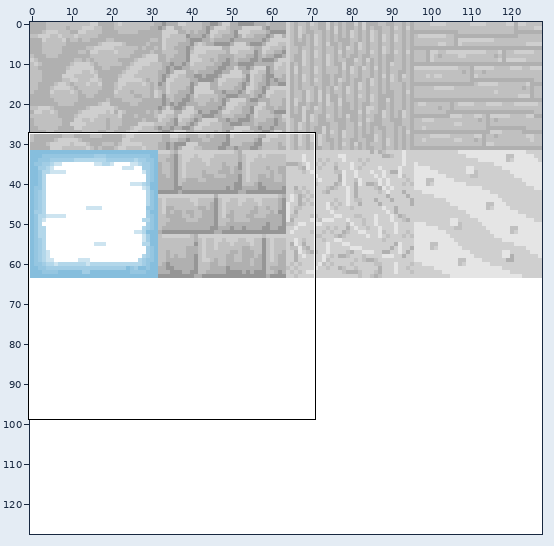
A sprite sheet gets an edit: assets/terrain.png. The picture above shows the old version from afar; the outline marks the close-up.
Close-up. Before:
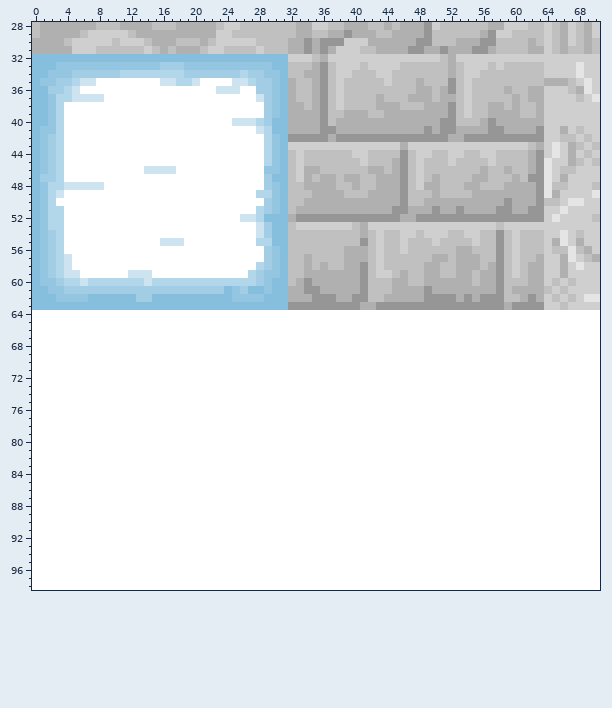
The file is 128x128 pixels. Shown: x 0..70, y 28..98.
After the commit:
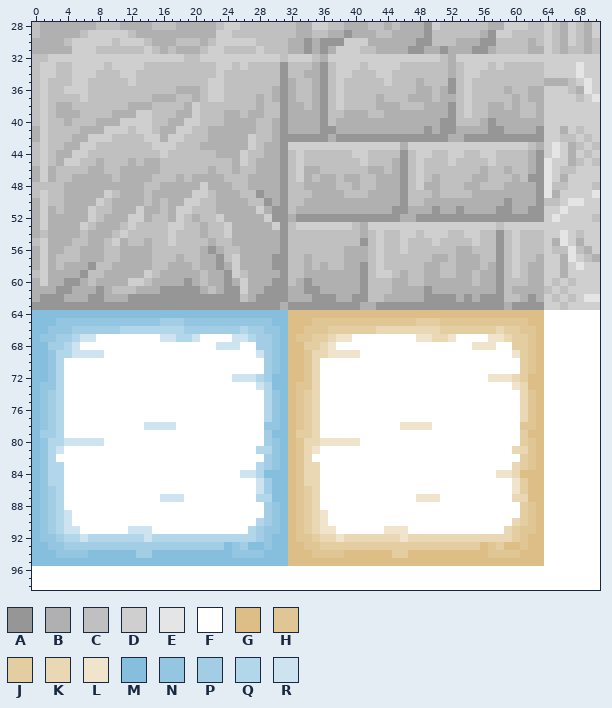
Palette (. is transparent): A #969696  B #b0b0b0  C #c0c0c0  D #cfcfcf  E #e5e5e5  F #ffffff  G #ddbe86  H #e1c695  J #e5cda2  K #ead7b3  L #f0e4cd  M #86bedd  N #95c6e1  P #a2cde5  Q #b3d7ea  R #cde4f0
Change:
Changed rows in their new state; - is an unchanged pixel.
first column x 0:
32 CCDDDDDDDDDDDDDDDDDCCDDDDDDDDDDC--------------------------------
33 CDDCCDDDDCDDDDCCCCCCCCCDDCDCCCCA--------------------------------
34 CDDCCDDDCCCDDCCCCCCCCCCDCCCCCCCA--------------------------------
35 CDCCCDDCCCCCDCCCCCCCCCDDCCCCCCCA--------------------------------
36 CDCCDDDCCCCCCCCCCCBBBCDDCCCCCCBA--------------------------------
37 CDCCCCDCCCCCCCCBBBCCBCDDCCCCBCBA--------------------------------
38 CDCBBCCCCCCCBBBCCCCBDCCCCCCCBCCA--------------------------------
39 CDCBBBCCCCBBBDDCCCBBDCCCBBCBBCCA--------------------------------
40 CDCCBCCCBBBDDDDCCBBDDCCCBBBBCCBA--------------------------------
41 BDCCCCBBBDDDCDDCBBDDCCBBBBBBCCBA--------------------------------
42 BDCCCBBDDDCCCCDDBDDCCCBBBBBDCCBA--------------------------------
43 CDCCBBDDCCCCCCCDDDCCCBBBBBBDCBBA--------------------------------
44 CDCBBDDCCCCCCCCCDCCCCCCBBBDCCBBA--------------------------------
45 CDCBDDCCBCCCBCBBCCCCCCCCCBDCBBBA--------------------------------
46 BDBCCCCBBCCBBBBBCCCCCCBCCBCCBBBA--------------------------------
47 BDBCCBBBBBCBBBBCCCBCBBBBCCCBBBBA--------------------------------
48 CCCCBBBBBBBBBBCCBBBBBDBBBCCBBBBA--------------------------------
49 CDCCBBBBBDCBBBCBBBBBDDCBBBCCABBA--------------------------------
50 BDCCBBBBDCBBBBCBCBBDDCCBBBBCCABA--------------------------------
51 BDBCBBBDCCBBBDBBCBDDCCCBBBBBDBAA--------------------------------
52 BDBBBBBDCBBBDDBCCBDCBCCDBBBBBDAA--------------------------------
53 BDBBBBDCBBBCDCCCCDDCCBCCDBBBBBDA--------------------------------
54 BCBBBBCBBBCDCCCCCDCCCBCCDBBBBBBA--------------------------------
55 CDBBBCCBBCDBCCBCCDCCCCBCCBBBBBBA--------------------------------
56 BDBBCCBBBCCBBBBCCCCCCBABCCBBBBBA--------------------------------
57 BDBCCCBBBCCBBBBCCCBCCBBACDBBBBAA--------------------------------
58 BDBCBBBACCBBBBBCCBBBCBBABDBBBBAA--------------------------------
59 CDBBBBACCBBBBBDCBBBBBCBBADCBBBBA--------------------------------
60 BDBBAABCBBBBDDCBBBBABCBBABDBBBAA--------------------------------
61 BBBAABBBABCCCBBBAAAAABCBAADBBAAA--------------------------------
62 BAAABBBAABBBAAAAAAAAAAAAAACBAAAA--------------------------------
63 AAAAAAAAAAAAAAAAAAAAAAAAAAAAAAAB--------------------------------
64 MMMMMMMMMMMMMMMMMMMMMMMMMMMMMMMMGGGGGGGGGGGGGGGGGGGGGGGGGGGGGGGG
65 MMMNNNNNNNNNNNNNPPPNNNNNNNNNNNMMGGGHHHHHHHHHHHHHJJJHHHHHHHHHHHGG
66 MMNNNPPPPPPQQQQQQQQPPPPPPPQPPNNMGGHHHJJJJJJKKKKKKKKJJJJJJJKJJHHG
67 MNNPPQRR--------RRQQR----RRQPPNMGHHJJKLL--------LLKKL----LLKJJHG
68 MMPPQR-----------------RRR--PPNMGGJJKL-----------------LLL--JJHG
69 MMNQQRRRR-------------------RPNMGGHKKLLLL-------------------LJHG
70 MMNQ-------------------------PNMGGHK-------------------------JHG
71 MMNQ-------------------------PNMGGHK-------------------------JHG
72 MMNQ---------------------RRRQPMMGGHK---------------------LLLKJGG
73 MNNQ------------------------RQMMGHHK------------------------LKGG
74 MNPQ-------------------------QNMGHJK-------------------------KHG
75 MNPQ-------------------------QNMGHJK-------------------------KHG
76 MNPQ-------------------------QNMGHJK-------------------------KHG
77 MNPQ-------------------------QNMGHJK-------------------------KHG
78 MNPQ----------RRRR-----------NNMGHJK----------LLLL-----------HHG
79 MPPQ-------------------------PMMGJJK-------------------------JGG
80 MNQQRRRRR--------------------PNMGHKKLLLLL--------------------JHG
81 MNQR------------------------QQNMGHKL------------------------KKHG
82 MNQ--------------------------PNMGHK--------------------------JHG
83 MNQQ------------------------QPNMGHKK------------------------KJHG
84 MNQQ----------------------RRQMMMGHKK----------------------LLKGGG
85 MNQQ------------------------RPMMGHKK------------------------LJGG
86 MNPQ------------------------RPMMGHJK------------------------LJGG
87 MNPQ------------RRR---------QQMMGHJK------------LLL---------KKGG
88 MNPQ-------------------------PNMGHJK-------------------------JHG
89 MNPQR------------------------PNMGHJKL------------------------JHG
90 MNPQR-----------------------QPNMGHJKL-----------------------KJHG
91 MNPQRR------RRR------------QPNNMGHJKLL------LLL------------KJHHG
92 MNNPQQRQQQQQQQRQQQQQQQQQQQQQPNMMGHHJKKLKKKKKKKLKKKKKKKKKKKKKJHGG
93 MMNNPPPPPPPPPPPPPPPPPPPPMNPMMNMMGGHHJJJJJJJJJJJJJJJJJJJJGHJGGHGG
94 MMMNNNNMMMMMMPPMMMMMMMMMMNNNNMMMGGGHHHHGGGGGGJJGGGGGGGGGGHHHHGGG
95 MMMMMMMMMMMMMMMMMMMMMMMMMMMMMMMMGGGGGGGGGGGGGGGGGGGGGGGGGGGGGGGG
Changed places in both close-ups, as pixel boxes (x1, y1, x2, y2):
changed: (32, 54, 544, 566)
